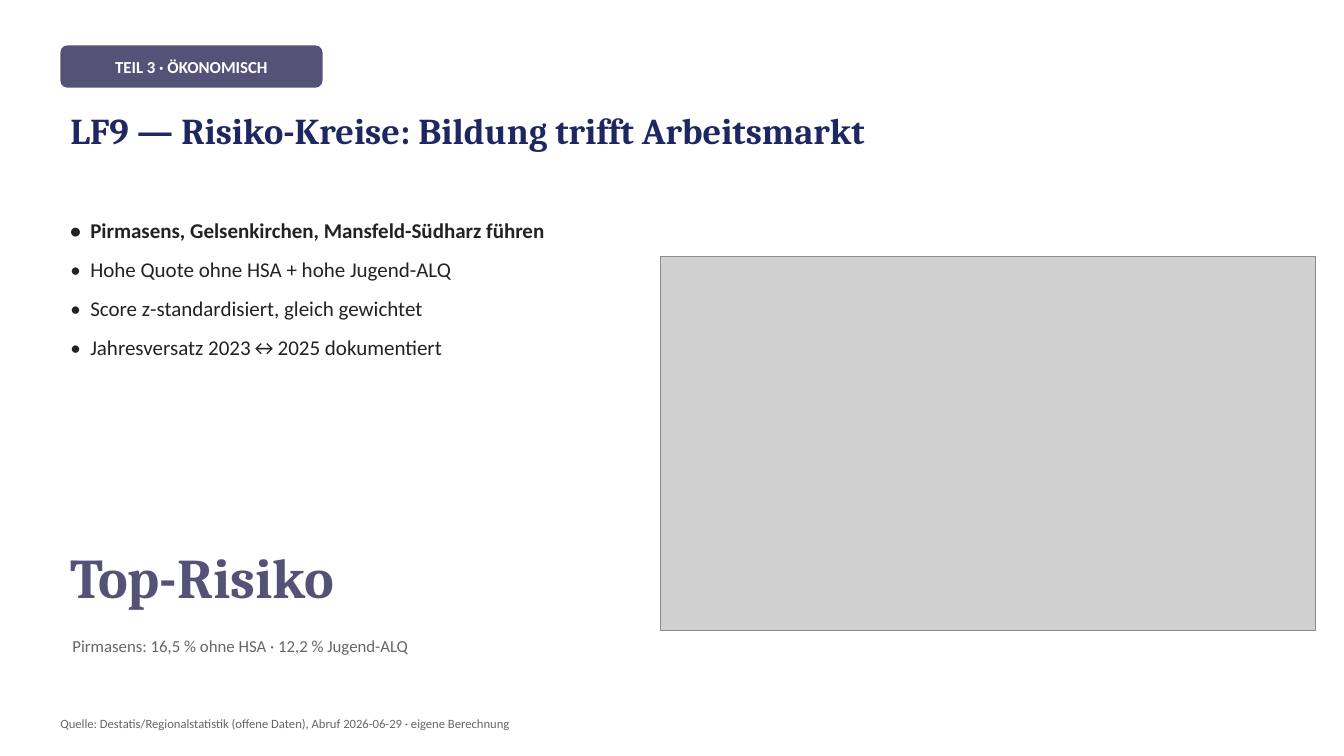
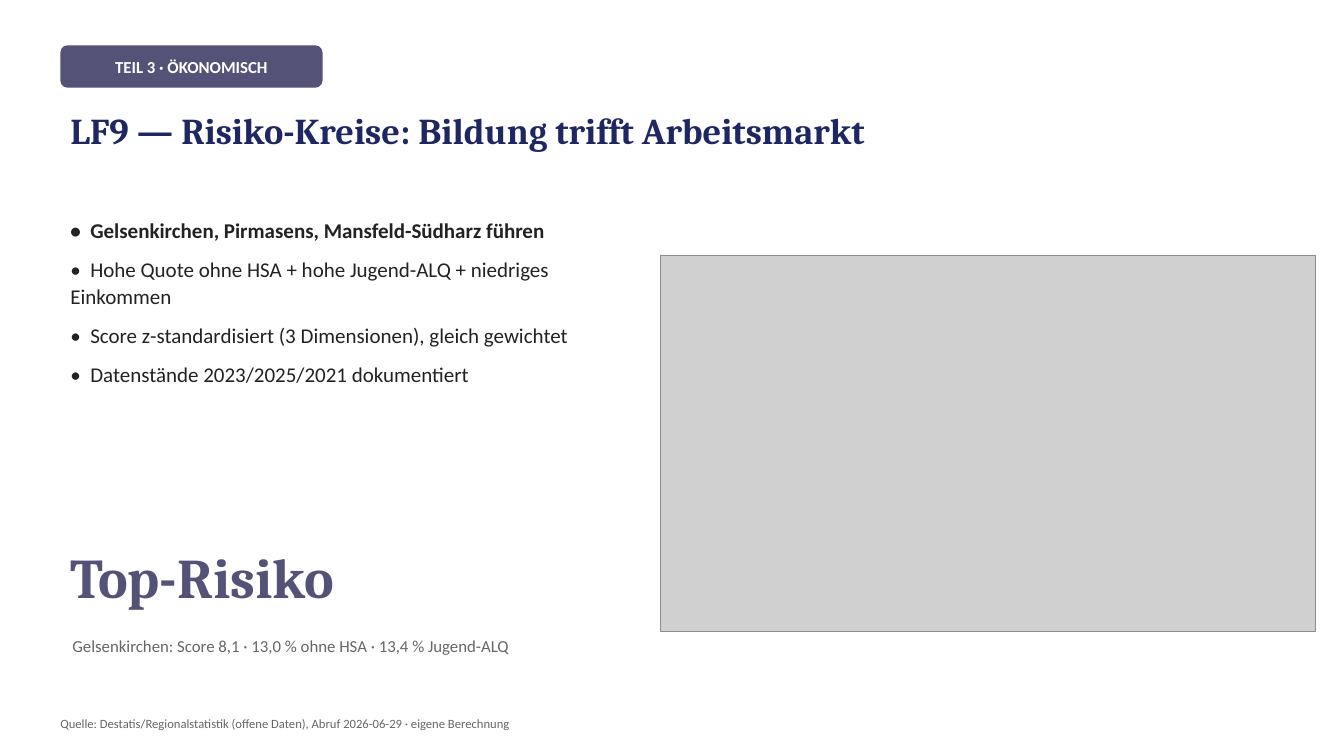
Before and after one commit to buddemax/schulabschluss-data-story-v2, a slide deck: slide 11 of Schulabschluss_DataStory_Praesentation.pptx. Drawn at 1344x756 pixels with LibreOffice and Linux fonts; fonts in the diff are those of the drawing; grey boxes stand for pictures. Boxes give left, top, right and bottom in pixels: in the first picture for what was removed or moved away, otherwise in the second. Text is boxed around its words. In the diff, an @@ line names an element or a change of style, - is before the commit and + after.

```diff
--- a/Schulabschluss_DataStory_Praesentation.pptx
+++ b/Schulabschluss_DataStory_Praesentation.pptx
@@ text at (x1=70, y1=223, x2=568, y2=383): text changed @@
-• Pirmasens, Gelsenkirchen, Mansfeld-Südharz führen
-• Hohe Quote ohne HSA + hohe Jugend-ALQ
-• Score z-standardisiert, gleich gewichtet
-• Jahresversatz 2023↔2025 dokumentiert
+• Gelsenkirchen, Pirmasens, Mansfeld-Südharz führen
+• Hohe Quote ohne HSA + hohe Jugend-ALQ + niedriges Einkommen
+• Score z-standardisiert (3 Dimensionen), gleich gewichtet
+• Datenstände 2023/2025/2021 dokumentiert
@@ text at (x1=72, y1=640, x2=509, y2=655): text changed @@
-Pirmasens: 16,5 % ohne HSA · 12,2 % Jugend-ALQ
+Gelsenkirchen: Score 8,1 · 13,0 % ohne HSA · 13,4 % Jugend-ALQ
```
Also in this commit, not shown: 2 other slides changed, 55 other files.
